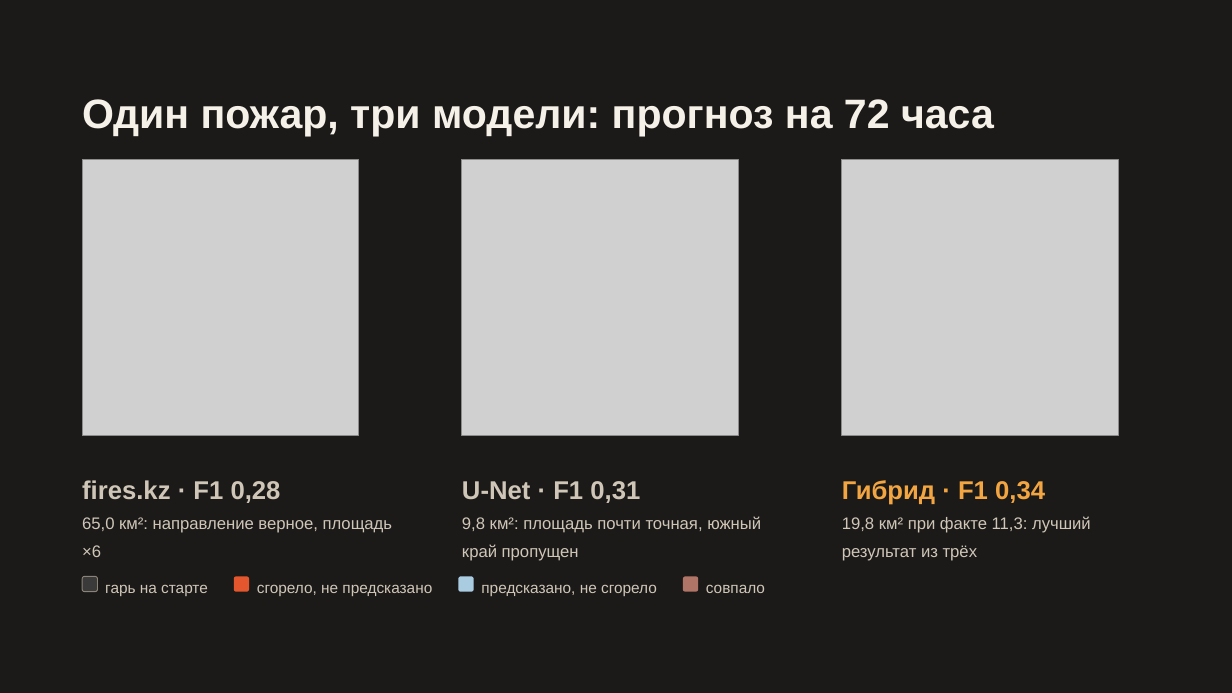
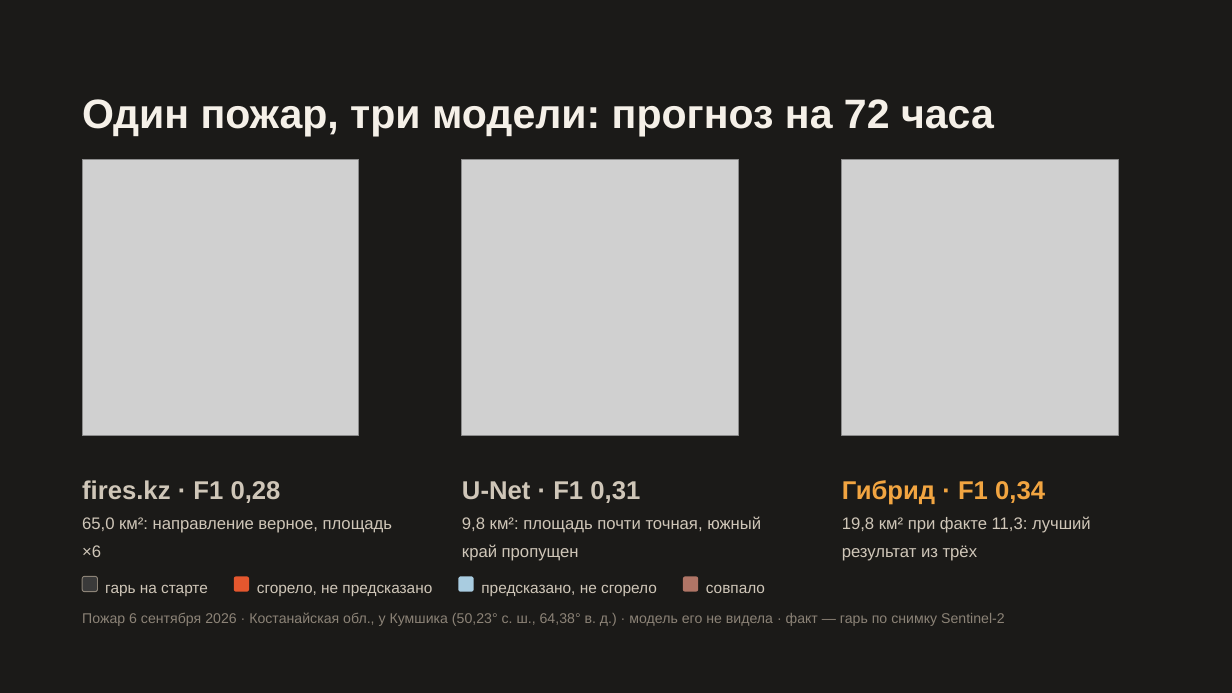
Before and after one commit to Bekabaev/fire_proj, a slide deck: slide 21 of presentation/pres_final_rev2.pptx (slide 20 before the commit). Drawn at 1232x693 pixels with LibreOffice and Linux fonts; fonts in the diff are those of the drawing; grey boxes stand for pictures. Boxes give left, top, right and bottom in pixels: in the first picture for what was removed or moved away, otherwise in the second. Text is boxed around its words. In the diff, an @@ line names an element or a change of style, - is before the commit and + after.

```diff
--- a/presentation/pres_final_rev2.pptx
+++ b/presentation/pres_final_rev2.pptx
@@ text added at [82,612,1005,626], 11 pt, text #8C8377 @@
+Пожар 6 сентября 2026 · Костанайская обл., у Кумшика (50,23° с. ш., 64,38° в. д.) · модель его не видела · факт — гарь по снимку Sentinel-2
```
Also in this commit, not shown: 4 other slides changed, 1 slide added, 2 other files.
